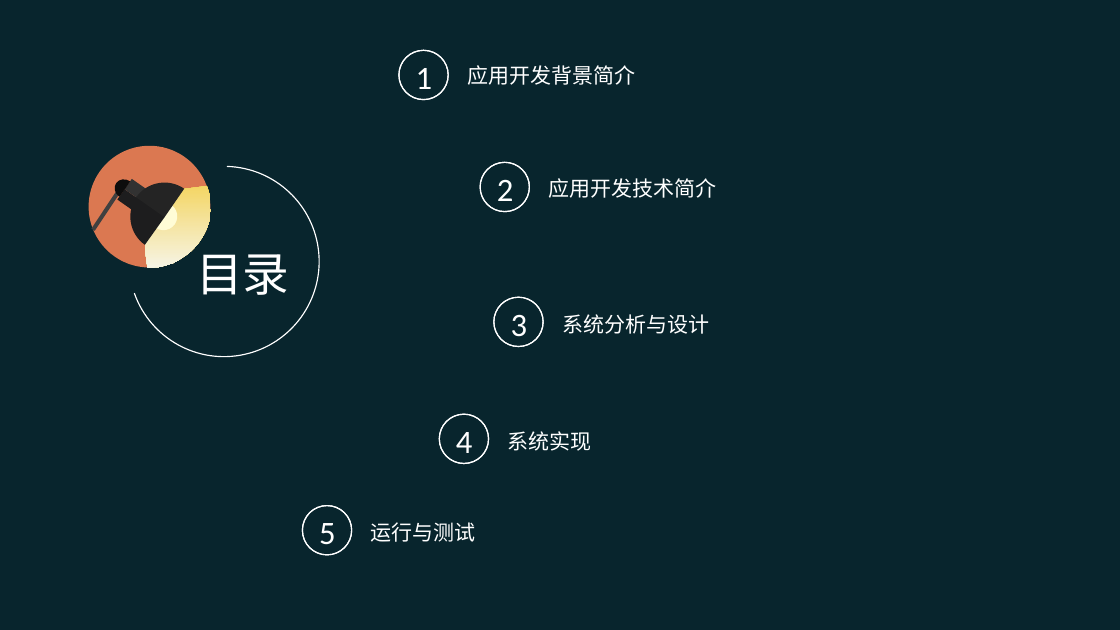
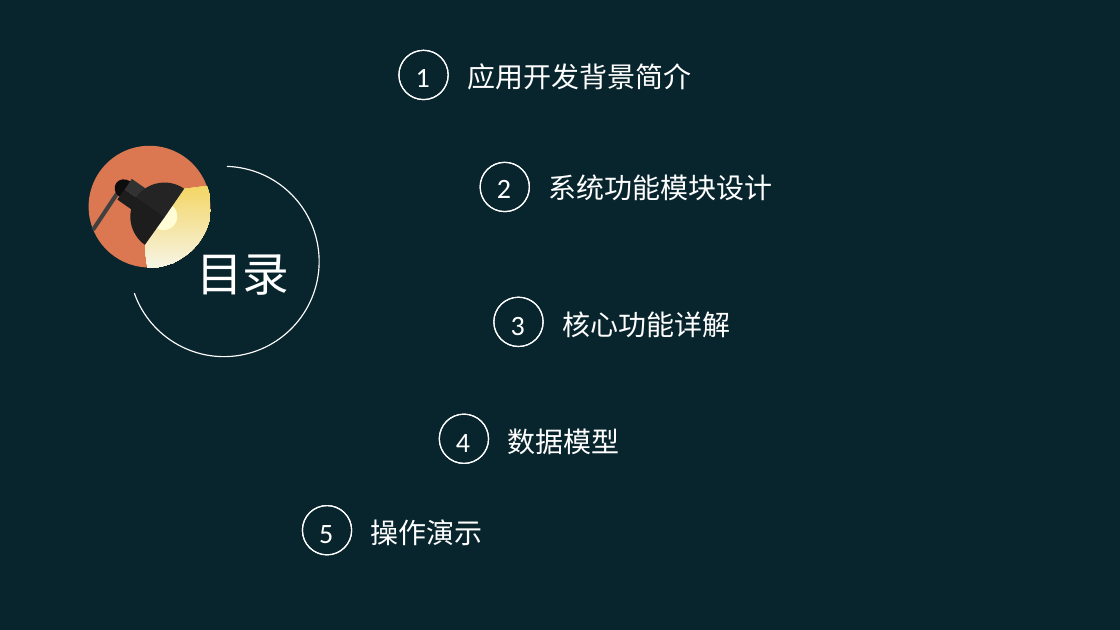
Before and after one commit to YoungDroid/BluetoothTranslation, a slide deck: slide 2 of 1-49.ppt. Drawn at 1120x630 pixels with LibreOffice and Linux fonts; fonts in the diff are those of the drawing. Boxes give left, top, right and bottom in pixels: in the first picture for what was removed or moved away, otherwise in the second. Text is boxed around its words. In the diff, an @@ line names an element or a change of style, - is before the commit and + after.

```diff
--- a/1-49.ppt
+++ b/1-49.ppt
@@ text "应用开发背景简介" at (467,63,691,90): size 18 to 24 pt @@
@@ size 28 to 24 pt in 5 elements at (416,69,430,87), (456,434,470,452), (511,317,525,335), (319,525,333,543), (497,180,511,198) @@
@@ text removed at (549,178,717,198) @@
-应用开发技术简介
@@ text added at (549,174,773,201), 24 pt, text #FFFFFF @@
+系统功能模块设计
@@ text removed at (562,314,709,334) @@
-系统分析与设计
@@ text added at (562,311,730,338), 24 pt, text #FFFFFF @@
+核心功能详解
@@ text removed at (508,431,592,451) @@
-系统实现
@@ text added at (508,428,620,455), 24 pt, text #FFFFFF @@
+数据模型
@@ text removed at (371,522,476,542) @@
-运行与测试
@@ text added at (371,519,483,546), 24 pt, text #FFFFFF @@
+操作演示
```
Also in this commit, not shown: 2 other slides changed, 7 slides added, 2 slides removed.
